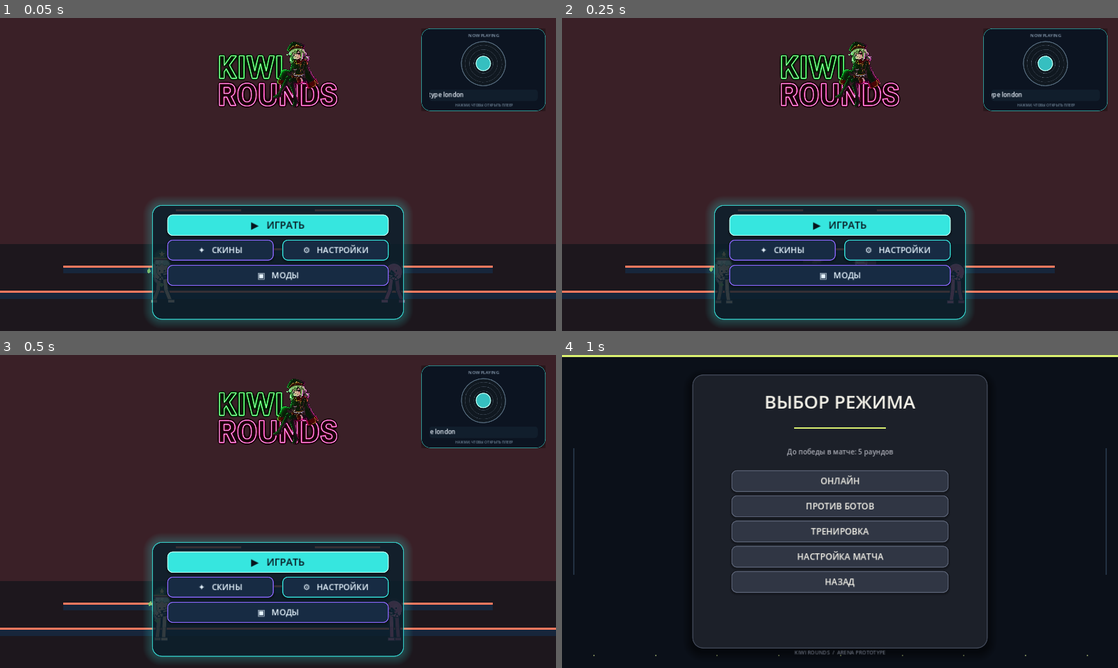
Above: before the commit, frames 1-4 (two rows, left to right).
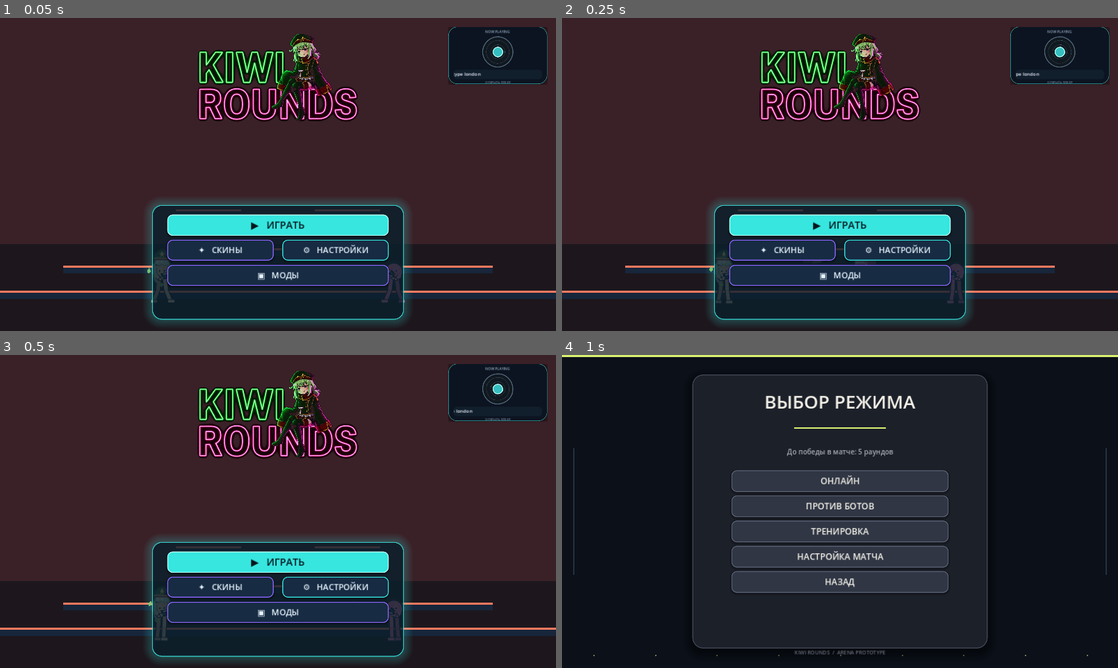
Above: after the commit, the same moments.

Repository: loslam-del/Kiwi-rounds
Game: Godot game, scene res://scenes/main.tscn
Two runs of this game, one before a commit and one after it. Both use one fixed random seed, a clock stepped at 60 frames per second and the inputs below. Sound files missing from this copy of the repository are replaced by a short silence.
Inputs:
- Up to frame 1 (0.05 s): no input
- Up to frame 2 (0.25 s): no input
- Up to frame 3 (0.5 s): no input
- Up to frame 4 (1 s): click "▶ ИГРАТЬ" at 0.5 s

The runs differ from the first frame. In frame 1, 8.2% of the frame differs, in the area x 35-99%, y 2-34%; in frame 2, 8.2%; in frame 3, 8.1%; in frame 4, nothing differs.

Commit message:
Enlarge menu banner and compact corner music dock

Diff:
--- a/scripts/main.gd
+++ b/scripts/main.gd
@@ -971,10 +971,10 @@
     banner.name = "KiwiNeonBanner"
     banner.texture = load("res://assets/1795552443370.jpg") as Texture2D
     banner.set_anchors_preset(Control.PRESET_CENTER)
-    banner.offset_left = -180.0
-    banner.offset_top = -325.0
-    banner.offset_right = 180.0
-    banner.offset_bottom = -122.0
+    banner.offset_left = -240.0
+    banner.offset_top = -350.0
+    banner.offset_right = 240.0
+    banner.offset_bottom = -80.0
     banner.expand_mode = TextureRect.EXPAND_IGNORE_SIZE
     banner.stretch_mode = TextureRect.STRETCH_KEEP_ASPECT_CENTERED
     banner.mouse_filter = Control.MOUSE_FILTER_IGNORE
@@ -990,8 +990,8 @@
 func _create_menu_record(parent: Control) -> void:
     var dock := Panel.new()
     dock.name = "MusicPlayerDock"
-    dock.position = Vector2(970, 24)
-    dock.size = Vector2(286, 190)
+    dock.position = Vector2(1032, 20)
+    dock.size = Vector2(228, 132)
     dock.clip_contents = true
     dock.mouse_filter = Control.MOUSE_FILTER_STOP
     var style := StyleBoxFlat.new()
@@ -1009,17 +1009,17 @@
     parent.add_child(dock)
     var caption := Label.new()
     caption.text = "NOW PLAYING"
-    caption.position = Vector2(12, 8)
-    caption.size = Vector2(262, 18)
+    caption.position = Vector2(8, 5)
+    caption.size = Vector2(212, 14)
     caption.horizontal_alignment = HORIZONTAL_ALIGNMENT_CENTER
-    caption.add_theme_font_size_override("font_size", 10)
+    caption.add_theme_font_size_override("font_size", 8)
     caption.add_theme_color_override("font_color", Color("#91a7bb"))
     caption.mouse_filter = Control.MOUSE_FILTER_IGNORE
     dock.add_child(caption)
-    menu_record_disc = _make_vinyl_disc(dock, Vector2(91, 29), 104)
+    menu_record_disc = _make_vinyl_disc(dock, Vector2(78, 22), 72)
     var ticker_frame := Panel.new()
-    ticker_frame.position = Vector2(18, 140)
-    ticker_frame.size = Vector2(250, 27)
+    ticker_frame.position = Vector2(12, 99)
+    ticker_frame.size = Vector2(204, 22)
     ticker_frame.clip_contents = true
     ticker_frame.mouse_filter = Control.MOUSE_FILTER_IGNORE
     var ticker_style := StyleBoxFlat.new()
@@ -1028,19 +1028,19 @@
     ticker_frame.add_theme_stylebox_override("panel", ticker_style)
     dock.add_child(ticker_frame)
     music_ticker_label = Label.new()
-    music_ticker_label.position = Vector2(0, 2)
-    music_ticker_label.size = Vector2(520, 22)
+    music_ticker_label.position = Vector2(0, 1)
+    music_ticker_label.size = Vector2(460, 20)
     music_ticker_label.text = _current_music_title()
-    music_ticker_label.add_theme_font_size_override("font_size", 14)
+    music_ticker_label.add_theme_font_size_override("font_size", 11)
     music_ticker_label.add_theme_color_override("font_color", Color("#eaf2fb"))
     music_ticker_label.mouse_filter = Control.MOUSE_FILTER_IGNORE
     ticker_frame.add_child(music_ticker_label)
     var hint := Label.new()
-    hint.text = "НАЖМИ, ЧТОБЫ ОТКРЫТЬ ПЛЕЕР"
-    hint.position = Vector2(12, 170)
-    hint.size = Vector2(262, 14)
+    hint.text = "ОТКРЫТЬ ПЛЕЕР"
+    hint.position = Vector2(8, 122)
+    hint.size = Vector2(212, 9)
     hint.horizontal_alignment = HORIZONTAL_ALIGNMENT_CENTER
-    hint.add_theme_font_size_override("font_size", 8)
+    hint.add_theme_font_size_override("font_size", 7)
     hint.add_theme_color_override("font_color", Color("#71879a"))
     hint.mouse_filter = Control.MOUSE_FILTER_IGNORE
     dock.add_child(hint)
